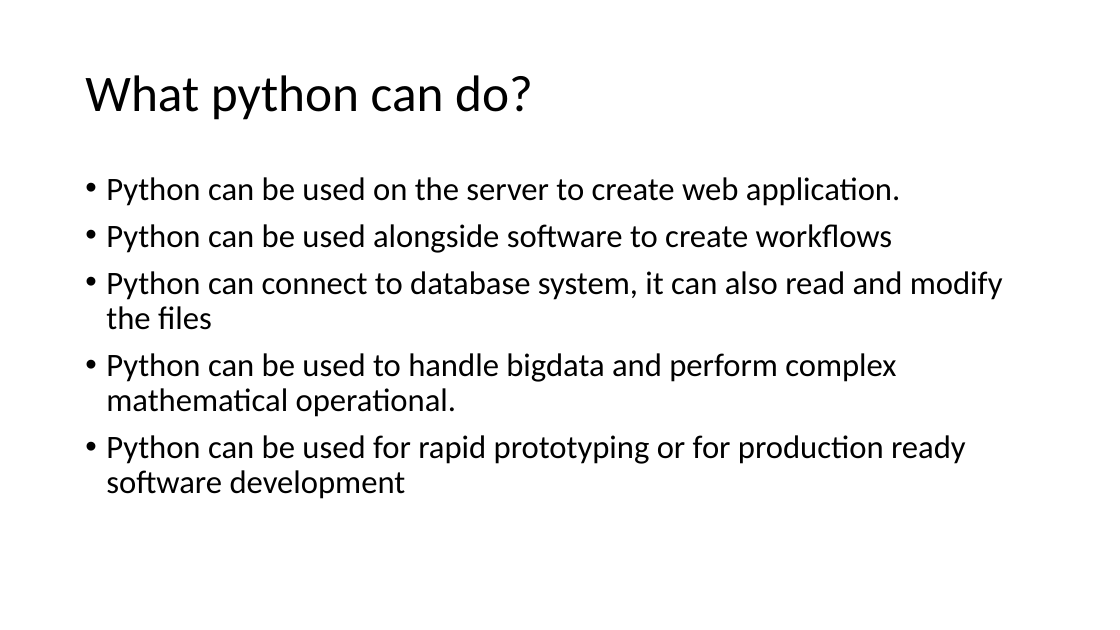
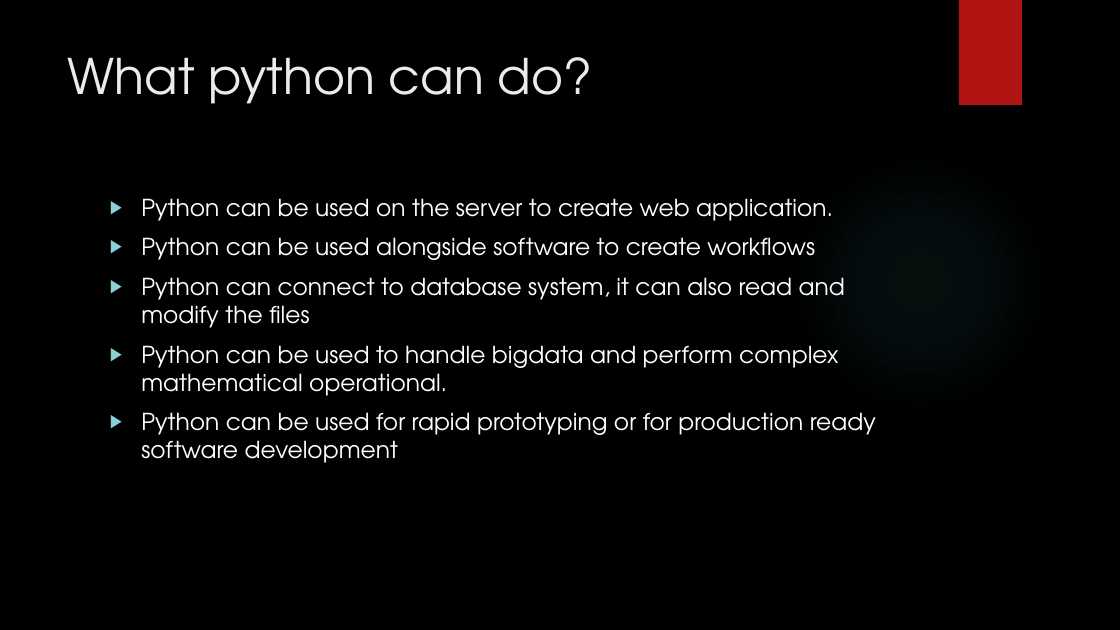
Before and after one commit to karthick1808/CDB20DW061, a slide deck: slide 4 of CDB20DW043-Python-Day1.pptx. Drawn at 1120x630 pixels with LibreOffice and Linux fonts; fonts in the diff are those of the drawing; background and template pictures are left out. Boxes give left, top, right and bottom in pixels: in the first picture for what was removed or moved away, otherwise in the second. Text is boxed around its words. In the diff, an @@ line names an element or a change of style, - is before the commit and + after.

```diff
--- a/CDB20DW043-Python-Day1.pptx
+++ b/CDB20DW043-Python-Day1.pptx
@@ background #FFFFFF to picture (left out) @@
@@ rectangle added at [959, 0, 1022, 105], fill #B01513 @@
@@ title "What python can do?": place and size @@
-title "What python can do?" at [85, 75, 533, 120]
+title "What python can do?" at [68, 57, 593, 104]
@@ title "What python can do?" at [68, 57, 593, 104]: size 44 to 42 pt, font Calibri to TeX Gyre Adventor, text colour #000000 to #EBEBEB; line spacing 0.9 to 1; vertical alignment middle to top @@
@@ ellipse added at [791, 154, 1049, 413], fill gradient #50B9C1 @@
@@ text "Python can be used on ...": place and size @@
-text "Python can be used on ..." at [106, 177, 1003, 499]
+text "Python can be used on ..." at [141, 198, 876, 463]
@@ text "Python can be used on ..." at [141, 198, 876, 463]: size 28 to 20 pt, font Calibri to TeX Gyre Adventor, text colour #000000 to #FFFFFF; bullet • to ▶; line spacing 0.9 to 1 @@
```
Also in this commit, not shown: 23 other slides changed, 3 slides added, 1 slide removed.
